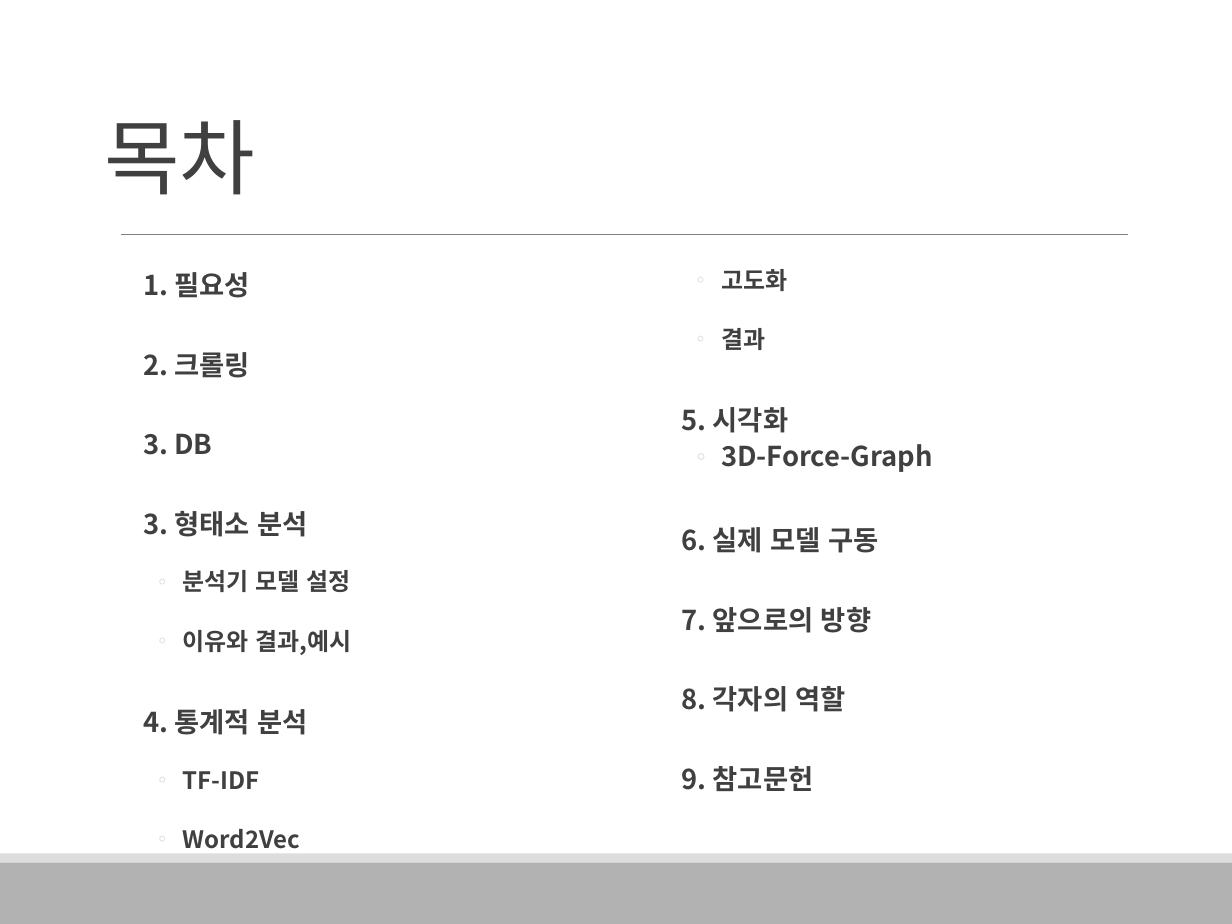
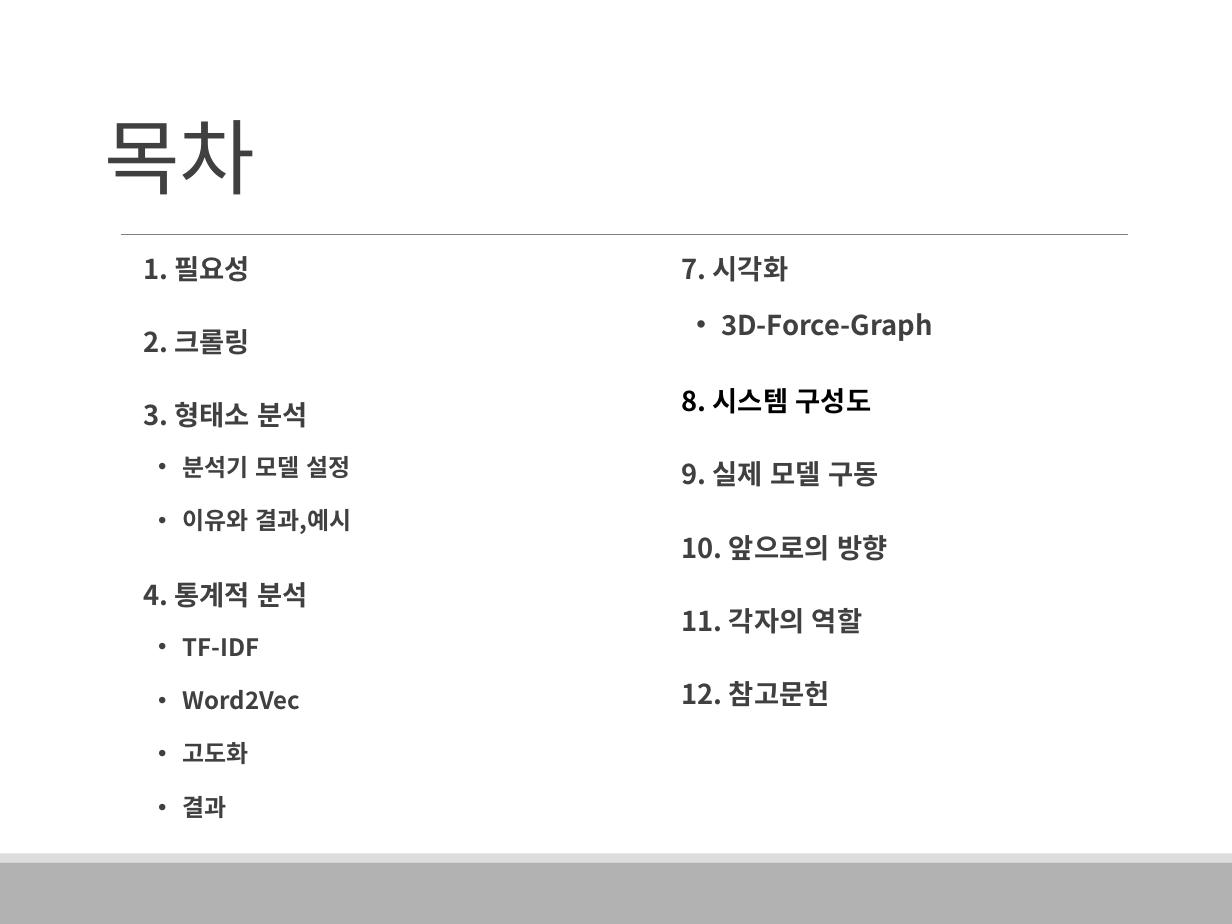
Before and after one commit to HaYongdae/issuewhatshow, a slide deck: slide 2 of doc/최종 PPT.pptx. Drawn at 1232x924 pixels with LibreOffice and Linux fonts; fonts in the diff are those of the drawing. Boxes give left, top, right and bottom in pixels: in the first picture for what was removed or moved away, otherwise in the second. Text is boxed around its words. In the diff, an @@ line names an element or a change of style, - is before the commit and + after.

```diff
--- a/doc/최종 PPT.pptx
+++ b/doc/최종 PPT.pptx
@@ text "1. 필요성": place and size @@
-text "1. 필요성" at [143,272,871,849]
+text "1. 필요성" at [143,256,932,818]
@@ text at [143,256,932,818]: line spacing 1.7 to 1.5; bullet ◦ to •; line spacing 0.9 to 1.5 @@
@@ text at [682,256,788,282]: text changed @@
-  5. 시각화
+  7. 시각화
@@ text at [682,388,887,706]: text changed @@
-  6. 실제 모델 구동
-  7. 앞으로의 방향
-  8. 각자의 역할
-  9. 참고문헌
+  8. 시스템 구성도
+  9. 실제 모델 구동
+  10. 앞으로의 방향
+  11. 각자의 역할
+  12. 참고문헌
@@ text at [143,433,212,455]: paragraph removed @@
-  3. DB
```
Also in this commit, not shown: 20 other slides changed, 5 slides added, 9 slides removed.
